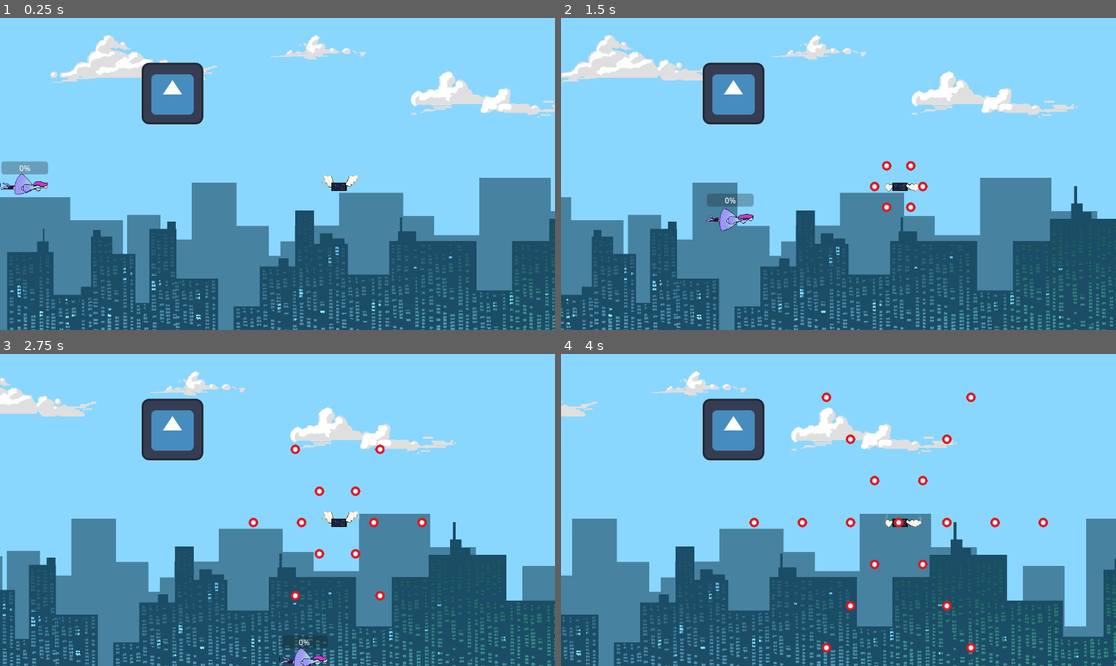
Above: before the commit, frames 1-4 (two rows, left to right).
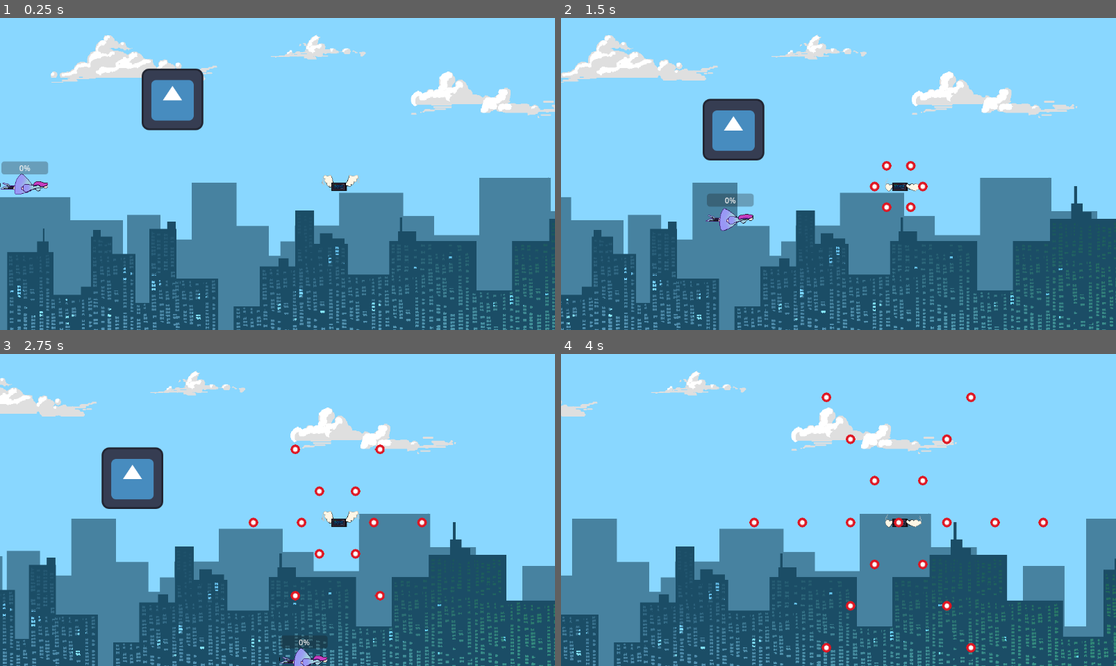
Above: after the commit, the same moments.

Repository: clenneabig/AI-KILL
Game: Godot game, scene res://test_level.tscn
Same seed, same stepped clock (60 frames per second), same inputs: the game is played once before the commit and once after it. The engine's default icon, where the game draws it, is replaced by a stand-in: a white triangle on a blue panel in a dark square.
Inputs (mouse positions are in pixels of both pictures, inside the frame that each line leads up to):
- Up to frame 1 (0.25 s): no input
- Up to frame 2 (1.5 s): move the mouse to (960, 158) at 0.52 s; hold D (move_right) 0.53-1.28 s; hold E (bomb) 0.53-1.28 s; move the mouse to (727, 189) at 1.27 s; hold S (move_down) from 1.28 s (still down); click (727, 189) at 1.35 s
- Up to frame 3 (2.75 s): move the mouse to (333, 441) at 2.02 s; release S (move_down) at 2.03 s; hold D (move_right) from 2.03 s (still down); hold Q (toggle_bullets) from 2.03 s (still down)
- Up to frame 4 (4 s): move the mouse to (810, 572) at 2.77 s; release D (move_right) at 2.78 s; release Q (toggle_bullets) at 2.78 s; hold W (move_up) 2.78-3.53 s; tap E (bomb) at 2.85 s; move the mouse to (1005, 556) at 3.52 s; press the mouse at (1005, 556) at 3.53 s; hold A (move_left) from 3.53 s (still down)

The runs differ from the first frame. In frame 1, 1.0% of the frame differs, in the area x 25-37%, y 14-37%; in frame 2, 3.2%; in frame 3, 4.1%, in the area x 18-37%, y 14-50%; in frame 4, 2.2%.

Commit message:
power up moves

Diff:
--- a/player.gd
+++ b/player.gd
@@ -8,7 +8,6 @@
 var health = 3
 var bullets = true
 var origin = Vector2(50, 350)
-var is_invincible = false
 
 # Called when the node enters the scene tree for the first time.
 func _ready():
--- a/power_up.gd
+++ b/power_up.gd
@@ -1,6 +1,54 @@
 extends Area2D
+
+var random_number = randi()% 8
+var screen_size
+var left_vel = Vector2.ZERO
+var ended = false
+
+func _ready():
+	screen_size = get_viewport_rect().size
+
+func _process(delta):
+	var velocity = Vector2.ZERO
+	if not ended:
+		match random_number:
+			0:
+				velocity.x += 0.25
+			1:
+				velocity.x += 1
+				velocity.y += 1
+			2:
+				velocity.y += 1
+			3:
+				velocity.x -= 1
+				velocity.y += 1
+			4:
+				velocity.x -= 1
+			5:
+				velocity.x -= 1
+				velocity.y -= 1
+			6:
+				velocity.y -= 1
+			7:
+				velocity.x += 1
+				velocity.y -= 1
+
+		velocity = velocity.normalized() * 50
+		position += velocity * delta
+		position = position.clamp(Vector2.ZERO, screen_size)
+	else:
+		left_vel += Vector2(-1,0).normalized() * 5
+		position += left_vel * delta
+
+	if position.x < 0:
+		queue_free()
+
 
 func _on_area_entered(area:Area2D):
 	if area.name == 'Player':
 		area.get_node('ProgressBar').value += 100
 		queue_free()
+
+
+func _on_timer_timeout():
+	ended = true
--- a/power_up.tscn
+++ b/power_up.tscn
@@ -16,4 +16,9 @@
 position = Vector2(0.5, 1)
 shape = SubResource("RectangleShape2D_w6my2")
 
+[node name="Timer" type="Timer" parent="."]
+wait_time = 2.0
+autostart = true
+
 [connection signal="area_entered" from="." to="." method="_on_area_entered"]
+[connection signal="timeout" from="Timer" to="." method="_on_timer_timeout"]
